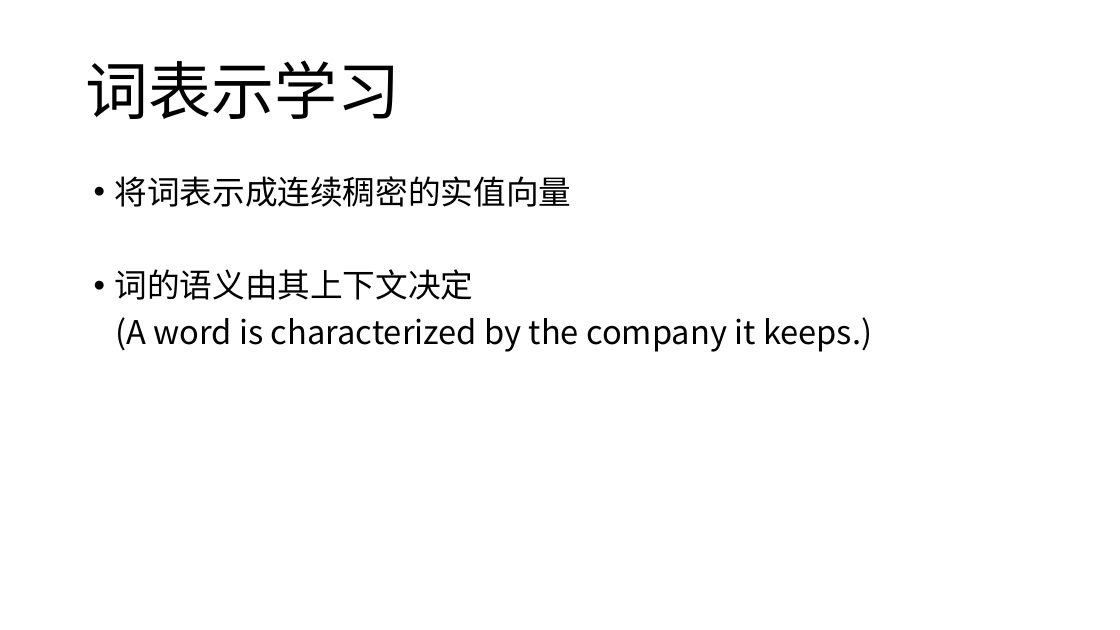
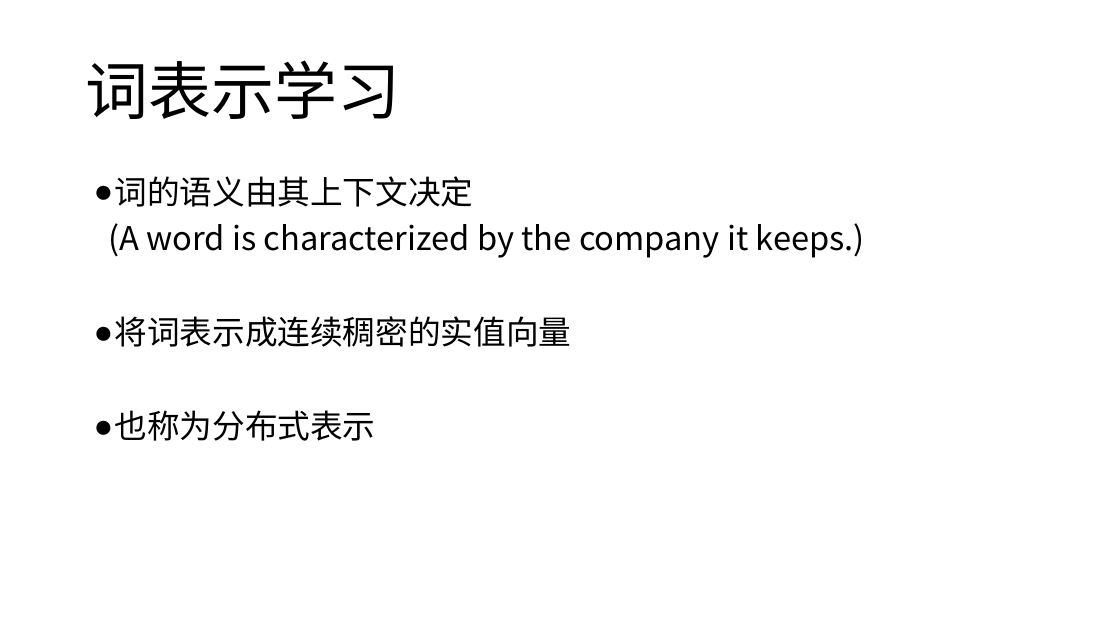
Before and after one commit to zyxdSTU/presetation, a slide deck: slide 3 of 知识表示学习/知识表示学习.pptx. Drawn at 1120x630 pixels with LibreOffice and Linux fonts; fonts in the diff are those of the drawing. Boxes give left, top, right and bottom in pixels: in the first picture for what was removed or moved away, otherwise in the second. Text is boxed around its words. In the diff, an @@ line names an element or a change of style, - is before the commit and + after.

```diff
--- a/知识表示学习/知识表示学习.pptx
+++ b/知识表示学习/知识表示学习.pptx
@@ text at [115,176,572,207]: paragraph removed @@
-• 将词表示成连续稠密的实值向量
@@ text at [115,176,474,207]: bullet • to ● @@
@@ text at [115,316,572,441]: paragraphs added @@
+● 将词表示成连续稠密的实值向量
+● 也称为分布式表示
```
Also in this commit, not shown: 6 other slides changed, 2 other files.
